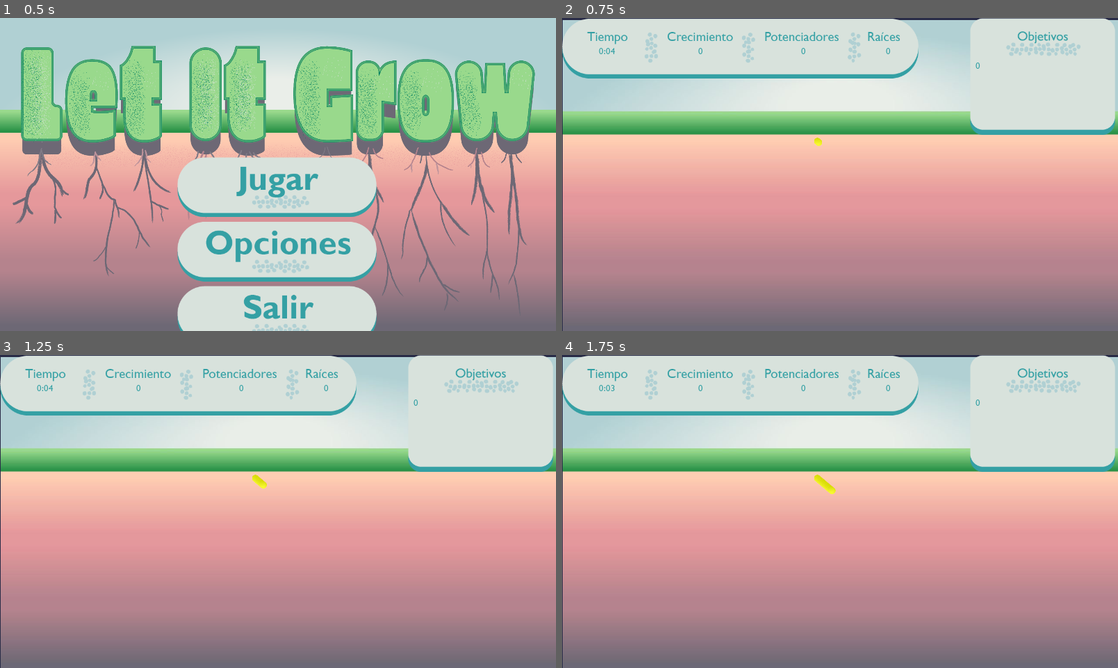
Above: before the commit, frames 1-4 (two rows, left to right).
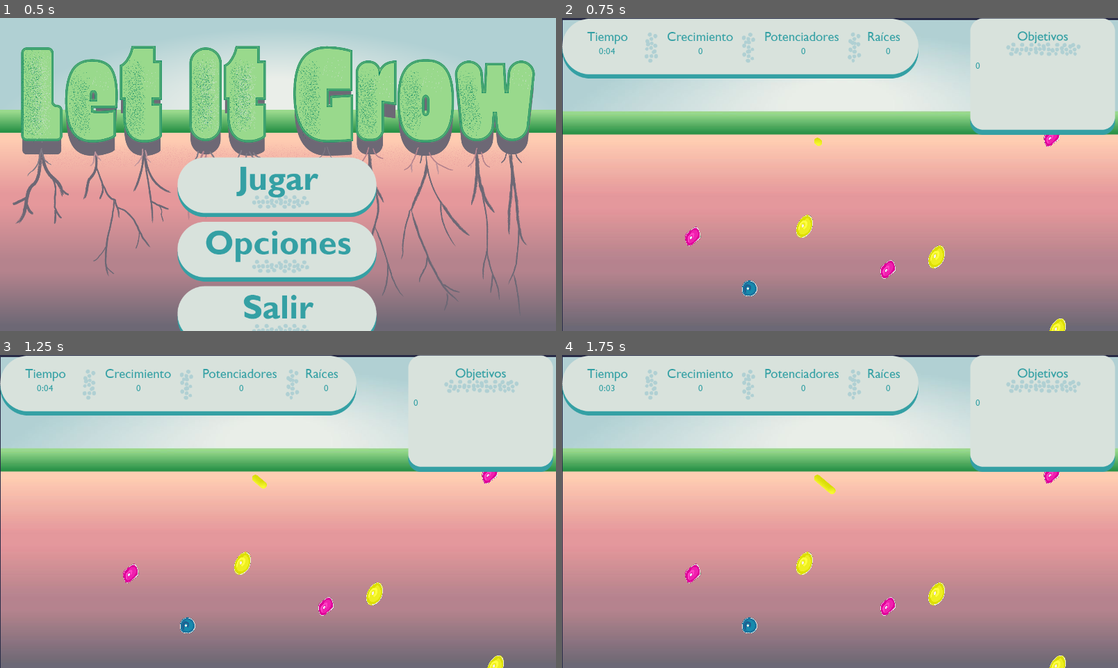
Above: after the commit, the same moments.

Repository: RootsGame/RootGame
Game: Godot game, scene res://Menu.tscn
Two runs of this game, one before a commit and one after it. Both use one fixed random seed, a clock stepped at 60 frames per second and the inputs below.
Inputs (mouse positions are in pixels of both pictures, inside the frame that each line leads up to):
- Up to frame 1 (0.5 s): no input
- Up to frame 2 (0.75 s): click (840, 187) at 0.5 s
- Up to frame 3 (1.25 s): no input
- Up to frame 4 (1.75 s): tap Enter at 1.25 s; move the mouse to (962, 495) at 1.27 s; press the mouse at (962, 495) at 1.28 s

Frame 1 is identical in both runs. In frame 2, 0.9% of the frame differs, in the area x 22-91%, y 37-100%; in frame 3, 0.9%; in frame 4, 0.9%.

Commit message:
powerup generator

Diff:
--- a/GLOBAL.gd
+++ b/GLOBAL.gd
@@ -1,12 +1,6 @@
 extends Node
 
 onready var powerups : int
-onready var rng : RandomNumberGenerator = RandomNumberGenerator.new()
-
-func random(min_number, max_number):
-	rng.randomize()
-	var random = rng.randf_range(min_number,max_number)
-	return random
 
 # Called when the node enters the scene tree for the first time.
 func _ready():
--- a/Level/navigation.gd
+++ b/Level/navigation.gd
@@ -18,23 +18,28 @@
 var blue = preload("res://BluePowerUp.tscn")
 var yellow = preload("res://YellowPowerUp.tscn")
 var pink = preload("res://PinkPowerUp.tscn")
-var powerups = [blue, yellow, pink]
 
-var powerupsamount = 7
+onready var powerupsamount = 7
 
 onready var character = $Character
 onready var area = $PowerUpSpawn
 
 func _ready():
-	randomize()
-	var powerup = powerups[randi() % powerups.size()]
-	var object = powerup.instance()
-	var position = area.rect_position + Vector2(randf() * area.rect_size.x, randf() * area.rect_size.y)
-	object.position = position
+	spawn_powerups(powerupsamount)
 	# use call deferred to make sure the entire SceneTree Nodes are setup
 	# else yield on 'physics_frame' in a _ready() might get stuck
 	call_deferred("setup_navserver")
 	randomize()
+
+func spawn_powerups(num):
+	for i in range(num):
+		randomize()
+		var powerups = [blue, yellow, pink]
+		var powerup = powerups[randi()% powerups.size()]
+		var object = powerup.instance()
+		var position = area.rect_position + Vector2(randf() * area.rect_size.x, randf() * area.rect_size.y)
+		object.position = position
+		add_child(object)
 
 
 func _process(delta):
